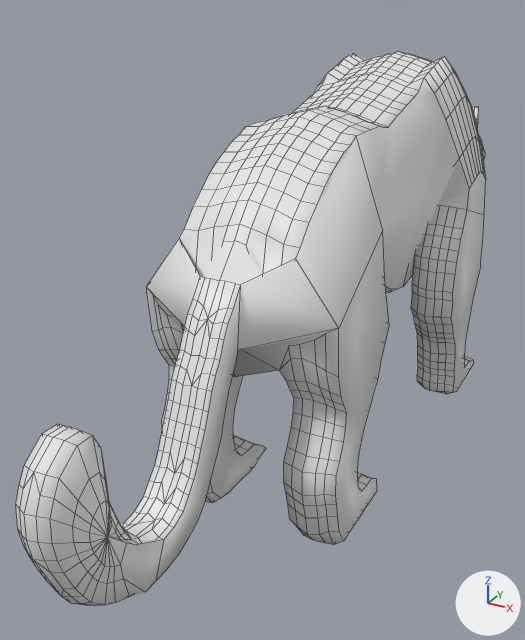
Before and after pictures for a commit that changed the Blender file Models/MetalDeer/Tiger.blend.
One viewpoint serves both versions: a camera (50 mm lens) standing at (0.684, -1.625, 1.132) and looking at (-0.138, -0.131, 0.385). The lights are fixed; the arrows at lower right show +X, +Y and +Z. Mesh edges are drawn as thin lines.

In view in the first picture: 'Tiger'.
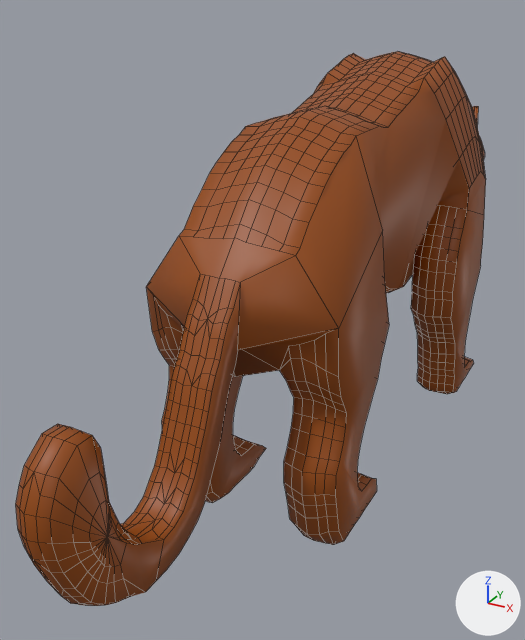
The newer file is also turned or shifted as a whole; pictures and numbers use the older file's frame.

Boxes (x1, y1, x2, y2) around the edits, measured in the pictures (525 x 640 px):
'Tiger', reshaped, modifiers changed
    both: (16, 51, 486, 606)
part 1 of me_gp_layer, built on
    before: (179, 225, 300, 319)
    after: (16, 52, 395, 592)
part 2 of me_gp_layer, recoloured (grey to brown)
    both: (24, 51, 486, 606)

The edits, one by one:
Material 'Copper' (mat_copper) is new.
Its base color is (0.311, 0.0681, 0.0) (brown #974a00).
me_gp_layer is used by ob_tiger; location (0.0, 0.0, 0.0).
me_gp_layer had 1263 vertices, 1085 faces and spanned x 0.0..0.26, y -1.07..1.08, z 0.01..1.01.
me_gp_layer now has 2426 vertices, 2170 faces and spans x -0.26..0.26, y -1.07..1.08, z 0.01..1.01.
me_gp_layer part 1: 2 vertices moved from x 0.06..0.09, y -0.49, z 0.61..0.62 to x 0.06..0.09, y -0.49, z 0.71; 1 vertex removed from x 0.0, y -0.55, z 0.65; 1164 vertices added at x -0.26..0.0, y -1.06..1.08, z 0.01..1.0.
me_gp_layer part 2: 1083 faces spanning x 0.0..0.26, y -1.07..1.08, z 0.01..1.01 switch from no material to mat_copper (brown #974a00).
Object 'Tiger' (ob_tiger) loses its MIRROR modifier named 'Mirror'.
Modifier setting removed (it was use_clip = True).
Modifier setting removed (it was mirror_object = ob_tigermirrorpoint).
